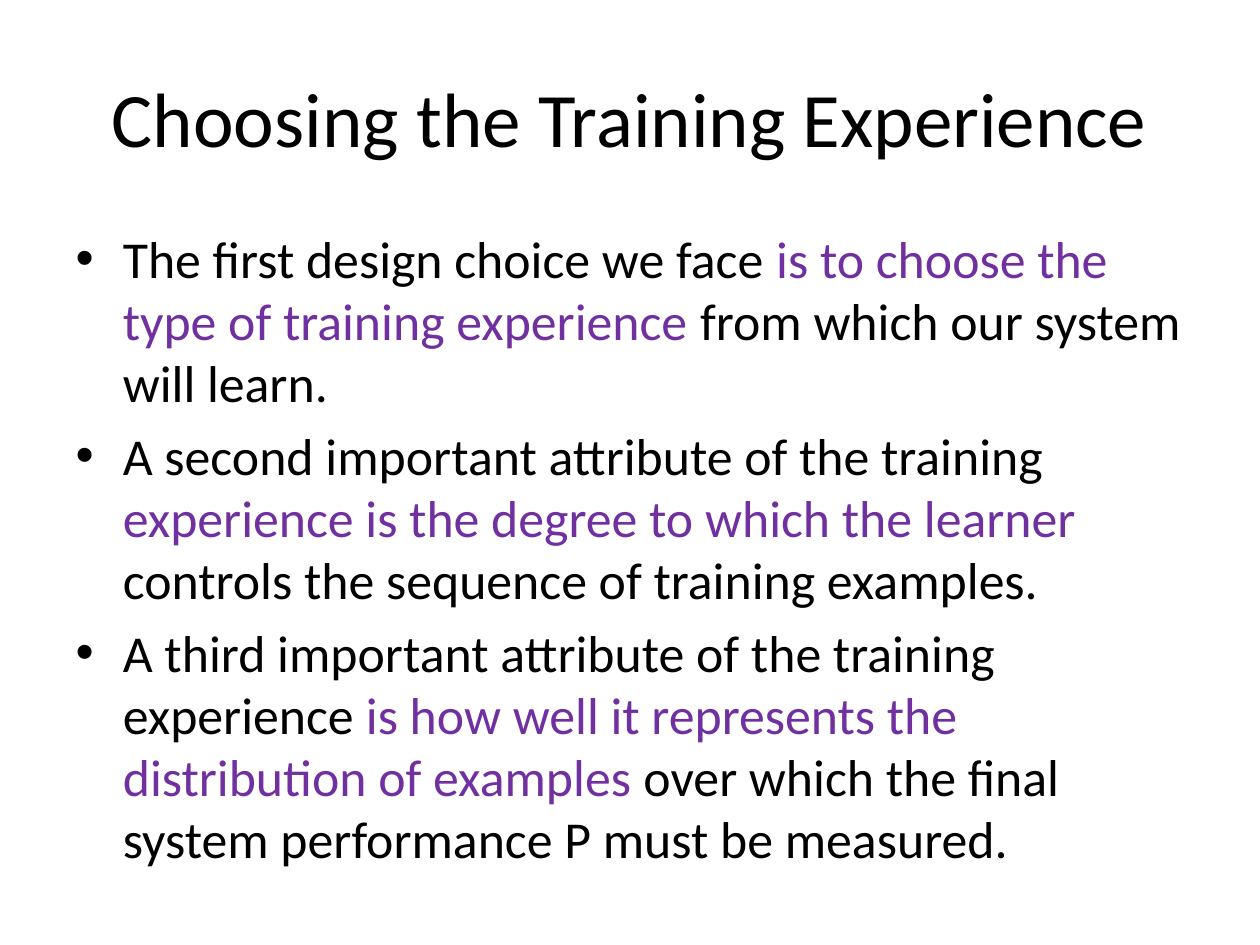
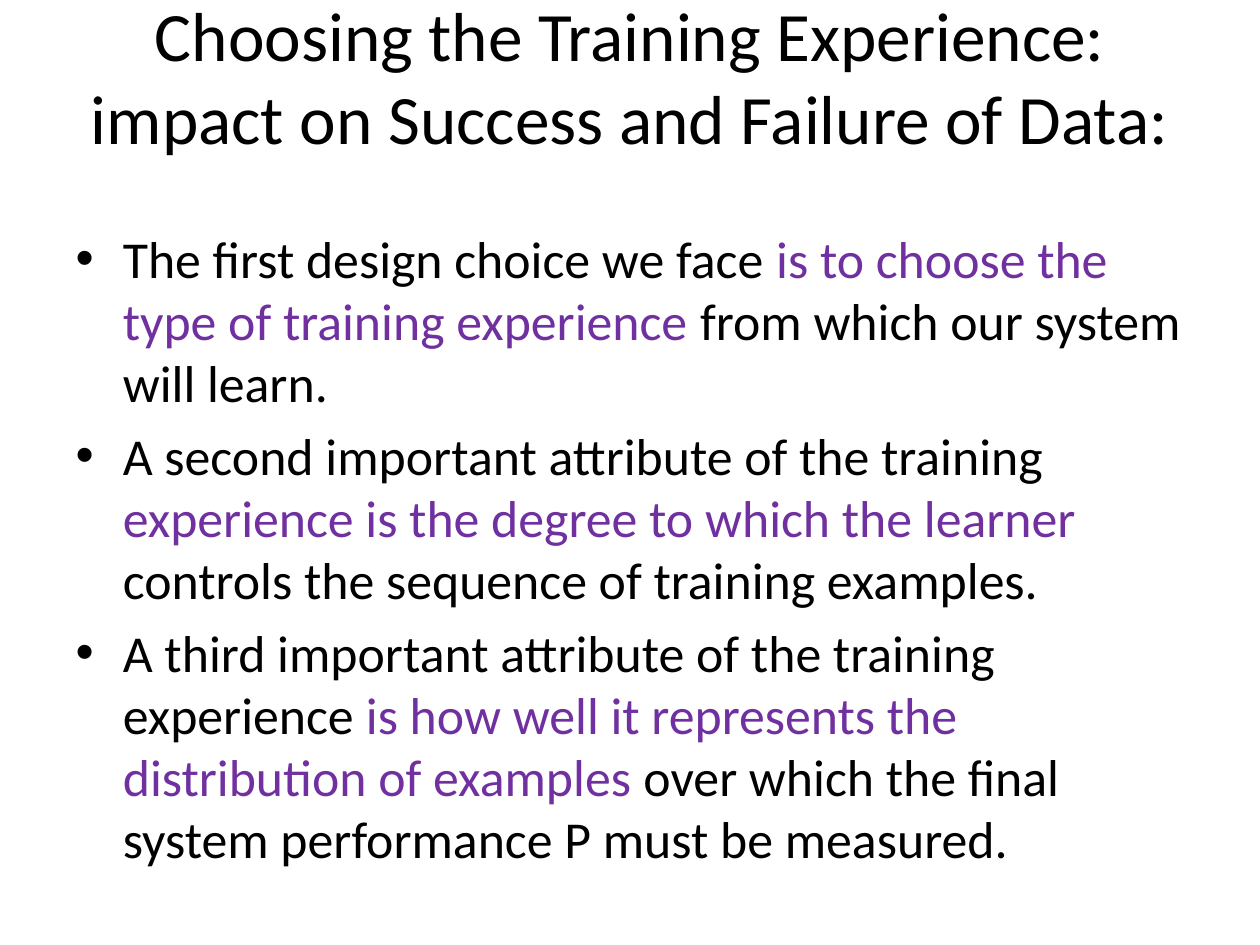
Before and after one commit to devipriyak/AI_ml-iv-sem-21-batch, a slide deck: slide 21 of Unit-4.pptx (slide 20 before the commit). Drawn at 1260x945 pixels with LibreOffice and Linux fonts; fonts in the diff are those of the drawing. Boxes give left, top, right and bottom in pixels: in the first picture for what was removed or moved away, otherwise in the second. Text is boxed around its words. In the diff, an @@ line names an element or a change of style, - is before the commit and + after.

```diff
--- a/Unit-4.pptx
+++ b/Unit-4.pptx
@@ title at bbox=[91, 13, 1168, 156]: text changed; size 44 to 39.6 pt @@
-Choosing the Training Experience
+Choosing the Training Experience:
+impact on Success and Failure of Data:
```
Also in this commit, not shown: 6 other slides changed, 16 slides added.
